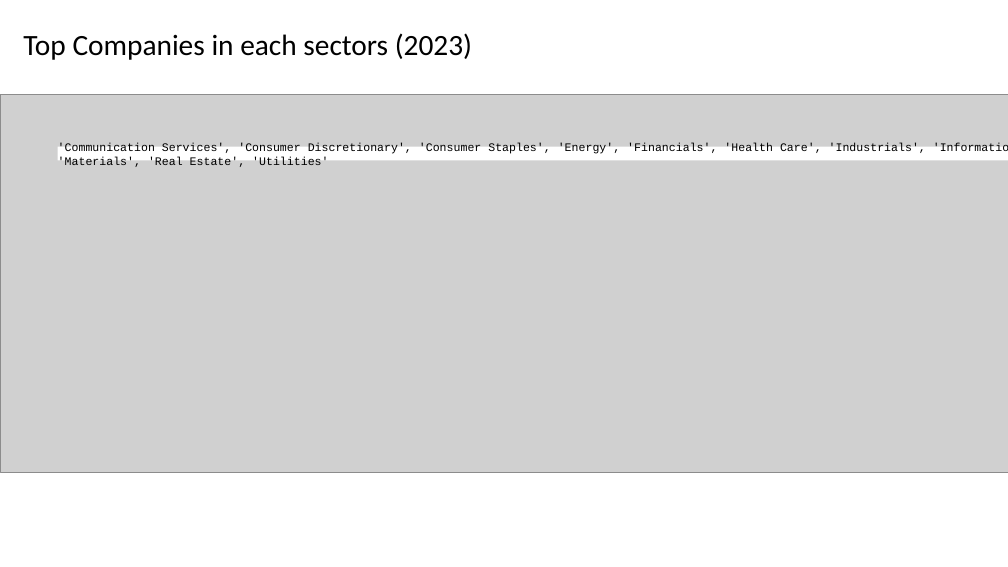
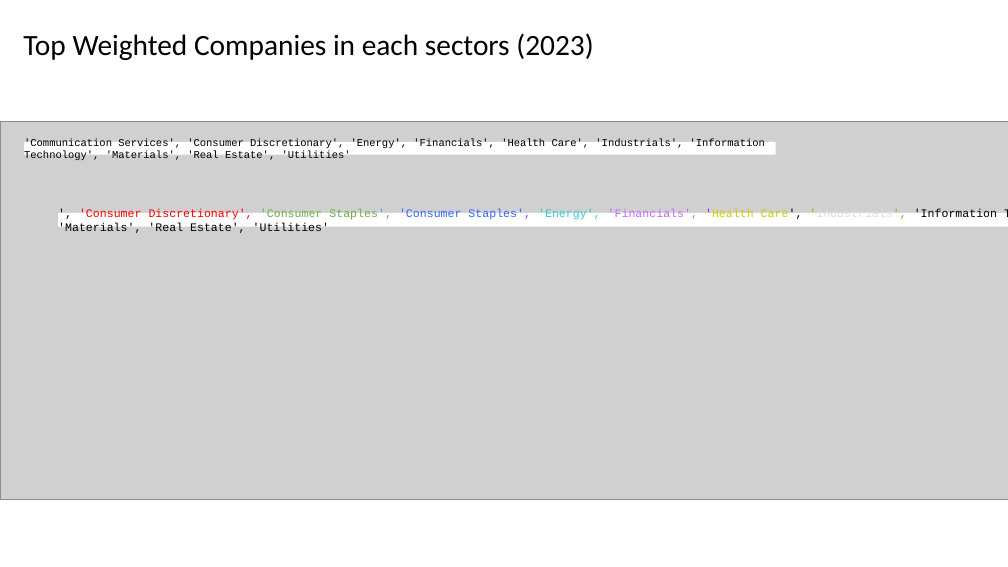
Before and after one commit to kennysiegler/first-project, a slide deck: slide 6 of Presentation1.pptx. Drawn at 1008x567 pixels with LibreOffice and Linux fonts; fonts in the diff are those of the drawing; grey boxes stand for pictures. Boxes give left, top, right and bottom in pixels: in the first picture for what was removed or moved away, otherwise in the second. Text is boxed around its words. In the diff, an @@ line names an element or a change of style, - is before the commit and + after.

```diff
--- a/Presentation1.pptx
+++ b/Presentation1.pptx
@@ text at <box>23,33,593,60</box>: text changed @@
-Top Companies in each sectors (2023)
+Top Weighted Companies in each sectors (2023)
@@ picture: place and size @@
-picture at <box>0,95,1008,473</box>
+picture at <box>0,122,1008,500</box>
@@ rectangle added at <box>24,142,776,155</box>, fill #FFFFFF, 10 pt, text #000000 @@
+'Communication Services', 'Consumer Discretionary', 'Energy', 'Financials', 'Health Care', 'Industrials', 'Information Technology', 'Materials', 'Real Estate', 'Utilities'
@@ text in rectangle at <box>58,209,997,233</box>: text changed @@
-'Communication Services', 'Consumer Discretionary', 'Consumer Staples', 'Energy', 'Financials', 'Health Care', 'Industrials', 'Information Technology', 'Materials', 'Real Estate', 'Utilities'
+', 'Consumer Discretionary', 'Consumer Staples', 'Consumer Staples', 'Energy', 'Financials', 'Health Care', 'Industrials', 'Information Technology', 'Materials', 'Real Estate', 'Utilities'
@@ rectangle "', 'Consumer Discretionary', 'Consumer Staples', ...": place and size @@
-rectangle "', 'Consumer Discretionary', 'Consumer Staples', ..." at <box>57,147,1008,161</box>
+rectangle "', 'Consumer Discretionary', 'Consumer Staples', ..." at <box>58,212,1008,227</box>
```
Also in this commit, not shown: 4 other slides changed, 3 slides added.
